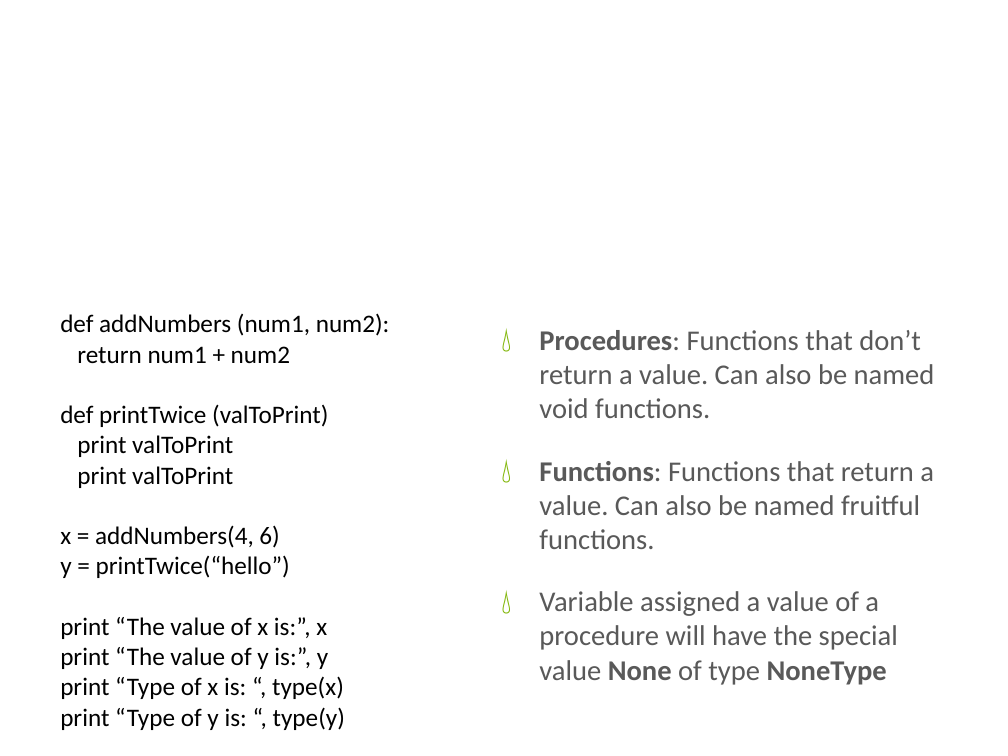
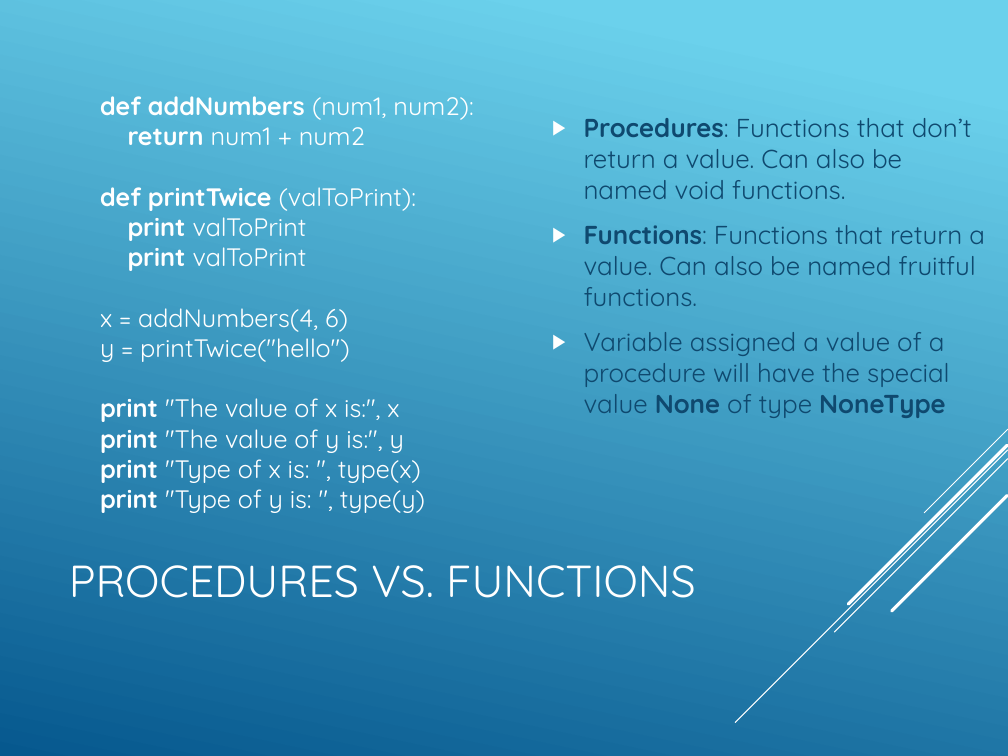
Before and after one commit to mmbader/PythonDojo, a slide deck: slide 5 of slides/klasse3.pptx. Drawn at 1008x756 pixels with LibreOffice and Linux fonts; fonts in the diff are those of the drawing; background and template pictures are left out. Boxes give left, top, right and bottom in pixels: in the first picture for what was removed or moved away, otherwise in the second. Text is boxed around its words. In the diff, an @@ line names an element or a change of style, - is before the commit and + after.

```diff
--- a/slides/klasse3.pptx
+++ b/slides/klasse3.pptx
@@ background picture (left out) to gradient #6ED2EB to #06588E @@
@@ text "Procedures: Functions that don’t return ..." moved from (x1=539, y1=330, x2=935, y2=685) to (x1=584, y1=118, x2=985, y2=418) @@
@@ text "Procedures: Functions that don’t return ..." at (x1=584, y1=118, x2=985, y2=418): size 20.4 to 18.5 pt, font Calibri to Quicksand, text colour #595959 to #0F496F; bullet 💧 to ▶; less space between paragraphs; bullet colour #80B606 to #FFFFFF; vertical alignment top to middle @@
@@ text at (x1=100, y1=96, x2=473, y2=513): text changed; font Calibri to Quicksand; text colour #000000 to #FFFFFF @@
-def addNumbers (num1, num2):
-return num1 + num2
-def printTwice (valToPrint)
-print valToPrint
-print valToPrint
-x = addNumbers(4, 6)
-y = printTwice(“hello”)
-print “The value of x is:”, x
-print “The value of y is:”, y
-print “Type of x is: “, type(x)
-print “Type of y is: “, type(y)
+def addNumbers (num1, num2):
+return num1 + num2
+def printTwice (valToPrint):
+print valToPrint
+print valToPrint
+x = addNumbers(4, 6)
+y = printTwice("hello")
+print "The value of x is:", x
+print "The value of y is:", y
+print "Type of x is: ", type(x)
+print "Type of y is: ", type(y)
@@ group added at (x1=736, y1=429, x2=1008, y2=723): 5 lines @@
@@ title at (x1=69, y1=565, x2=696, y2=598): text changed; size 46 to 32 pt; font Calibri to Quicksand @@
-Procedures vs. Functions
+PROCEDURES VS. FUNCTIONS
```
Also in this commit, not shown: 12 other slides changed, 9 other files.
